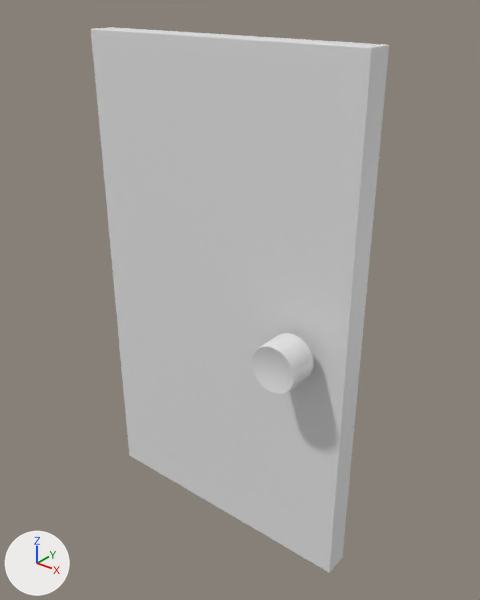
The glTF model glb_files/Door.glb, before and after one commit.
The view is the same before and after, from a camera (50 mm lens) standing at (3.19, -2.59, 3.13) and looking at (1.06, 0.07, 1.48). The lights are fixed; the arrows at lower left show +X, +Y and +Z. Where no turn or scale is listed for an object, it has been applied to the vertices.

The first picture shows 'Door', 'Doorhandle'.
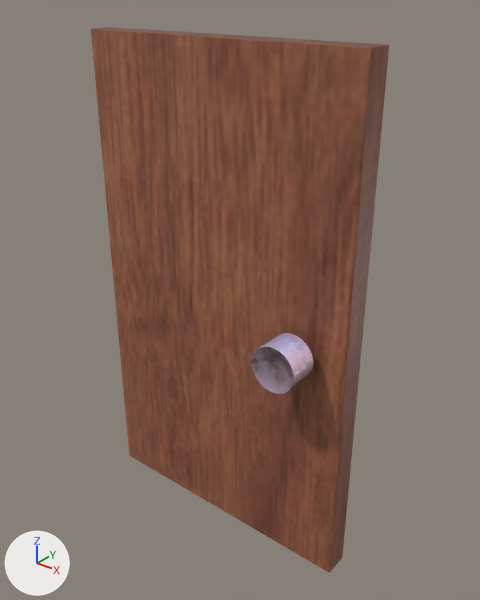
Diff of the bpy script that builds the scene:
```diff
--- a/glb_files/Door.glb.py
+++ b/glb_files/Door.glb.py
@@ img_knob_diff @@
+img_knob_diff = load_image('knob_diff', '_unpacked/knob_diff', 300, 300, 'sRGB')
@@ img_door @@
+img_door = load_image('door', '_unpacked/door', 612, 408, 'sRGB')
@@ mat_knobs @@
+mat_knobs = principled_material('Knobs')
+mat_knobs.texture = img_knob_diff
+mat_knobs.roughness = 0.0
@@ mat_door @@
+mat_door = principled_material('door')
+mat_door.texture = img_door
@@ me_cube_001 @@
 me_cube_001.from_pydata(...)  # 96 vertices, 188 faces; spans x -0.85..0.85, y -0.08..0.08, z 0.0..2.88
+me_cube_001.materials.append(mat_door)  # picture img_door
@@ me_cube_002 @@
 me_cube_002.from_pydata(...)  # 1088 vertices, 2168 faces; spans x 0.443..0.703, y -0.312..0.312, z 1.261..1.523
+me_cube_002.materials.append(mat_knobs)  # picture img_knob_diff
```

Changed parts and their boxes (x1, y1, x2, y2) in the pictures (480 x 600 px):
'Door', recoloured (grey to brown): (91, 27, 389, 573) in both
'Doorhandle', recoloured: (252, 333, 314, 395) in both
